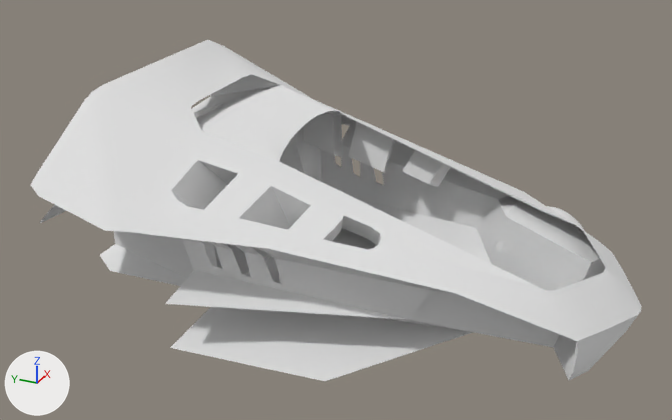
The Blender file Assets/Resources/materials/carModels/car1.blend as it was, and as the next commit left it.
The view is the same before and after, from a 50 mm lens placed at (-454.0, -198.0, 291.0), pointed at (-3.0, 5.0, 66.0). Arrows for +X, +Y and +Z are at lower left; the lights stay in place. The first picture is the older version.

In view in the first picture: 'body' and 1 more.
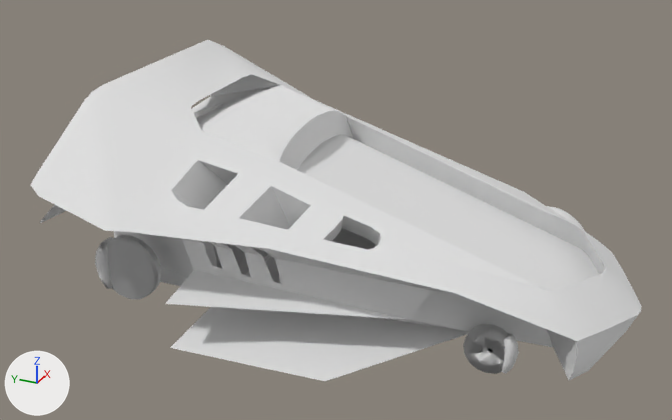
Edits to the bpy script that builds the scene:
```text
Change me_car1_pmd0_mesh:
    used by ob_body; location = (0.0, 0.0, 0.0); rotation_euler = (1.571, 0.0, 0.0), in degrees (90, 0, 0)
    remove me_car1_pmd0_mesh.from_pydata(...)  # 892 vertices, 587 faces; spans x -117.0..117.0, y 11.0..141.0, z -158.0..170.0
    add me_car1_pmd0_mesh.from_pydata(...)  # 928 vertices, 643 faces; spans x -117.0..117.0, y 11.0..141.0, z -158.0..170.0
    me_car1_pmd0_mesh part 1: the loose piece of 7 vertices spanning x -61.0..-26.0, y 25.0..111.0, z -149.0..-49.0 is deleted
    me_car1_pmd0_mesh part 2: 4 vertices moved from x -28.0..28.0, y 47.0..66.0, z 88.0..138.0 to x -28.0..28.0, y 35.0..54.0, z 76.0..126.0; 7 vertices removed from x 37.0..68.0, y 44.0..66.0, z 89.0..146.0; 54 vertices added at x -37.0..50.0, y 42.0..102.0, z -18.0..153.0
    other edits to the shape of me_car1_pmd0_mesh do not show in these pictures
Change ob_hubfr:
    remove ob_hubfr.hide_set(True)
Change ob_hubrr:
    remove ob_hubrr.hide_set(True)
```

Pixel boxes (x1, y1, x2, y2) of what changed, in the pictures (672 x 420 px):
'hubRR', shown
    after: (95, 235, 161, 299)
'hubFR', shown
    after: (463, 324, 519, 374)
part 1 of me_car1_pmd0_mesh, deleted
    before: (114, 231, 194, 278)
part 2 of me_car1_pmd0_mesh, built on
    before: (409, 196, 605, 371)
    after: (279, 111, 605, 371)
